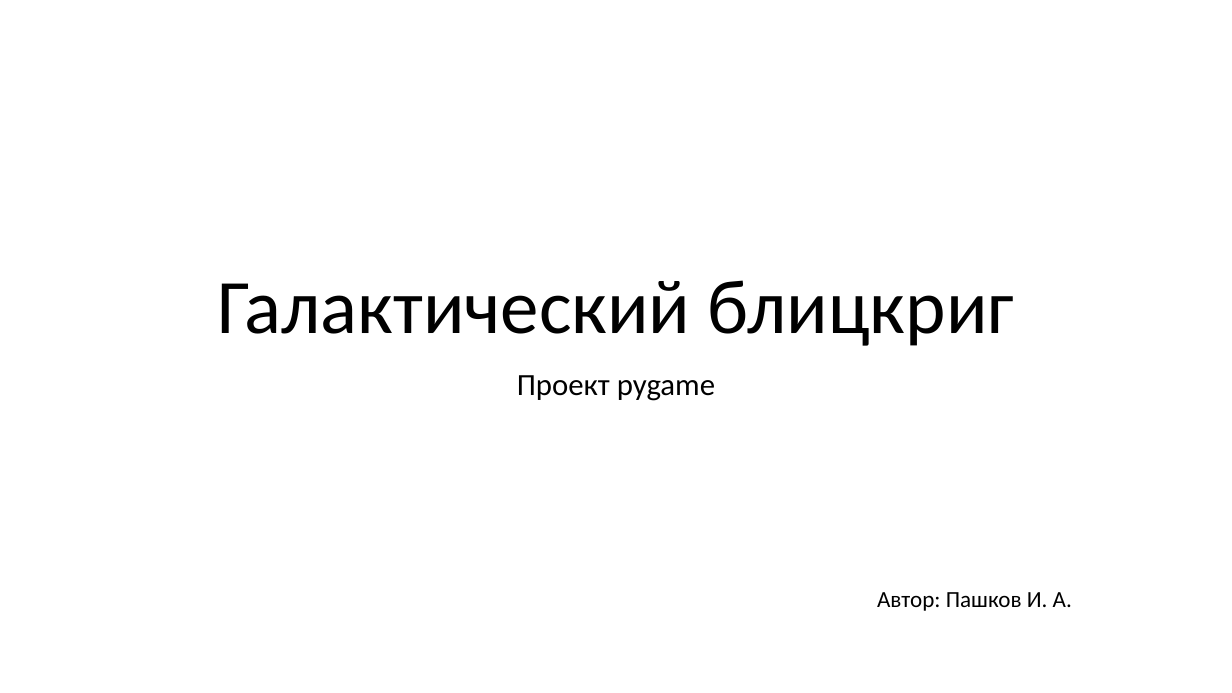
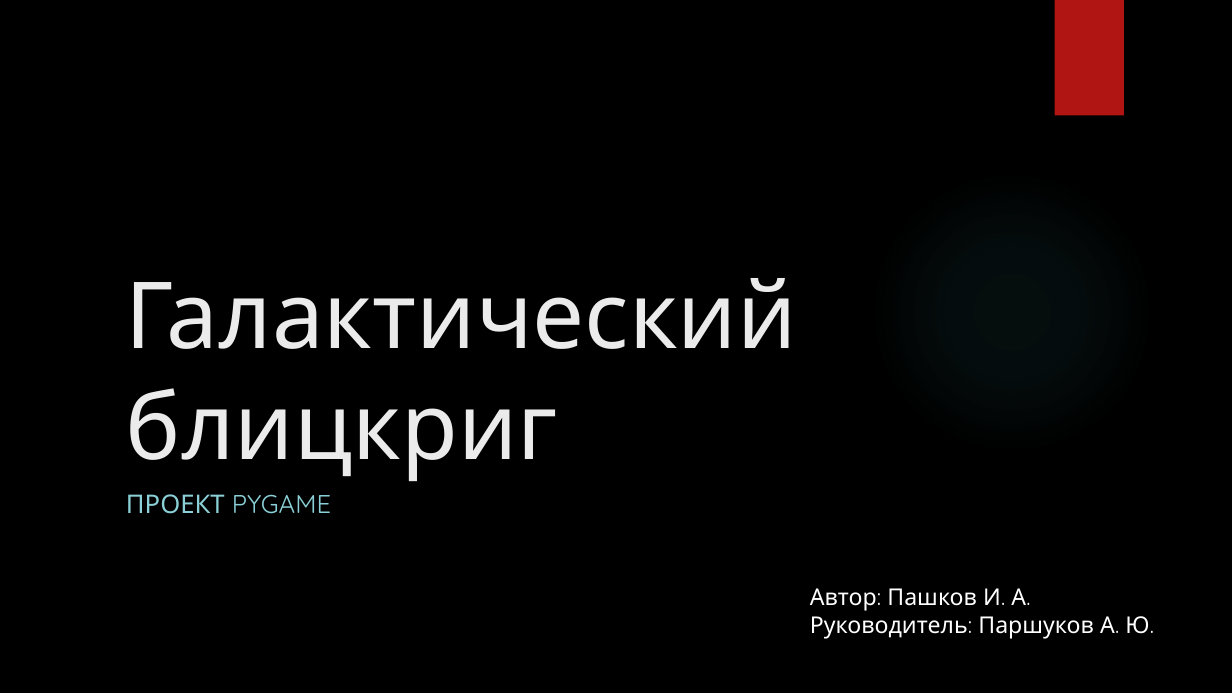
Before and after one commit to Schwannenv0gel/galactic_blitz, a slide deck: slide 1 of Галактический_блицкриг.pptx. Drawn at 1232x693 pixels with LibreOffice and Linux fonts; fonts in the diff are those of the drawing; background and template pictures are left out. Boxes give left, top, right and bottom in pixels: in the first picture for what was removed or moved away, otherwise in the second. Text is boxed around its words. In the diff, an @@ line names an element or a change of style, - is before the commit and + after.

```diff
--- a/Галактический_блицкриг.pptx
+++ b/Галактический_блицкриг.pptx
@@ background #FFFFFF to picture (left out) @@
@@ rectangle added at bbox=[1055, 0, 1124, 116], fill #B01513 @@
@@ title "Галактический блицкриг": place and size @@
-title "Галактический блицкриг" at bbox=[217, 280, 1014, 346]
+title "Галактический блицкриг" at bbox=[126, 278, 797, 481]
@@ title "Галактический блицкриг" at bbox=[126, 278, 797, 481]: size 60 to 72 pt, font Calibri to Quicksand, text colour #000000 to #EBEBEB; alignment centre to left; line spacing 0.9 to 1 @@
@@ ellipse added at bbox=[870, 169, 1154, 454], fill gradient #50B9C1 @@
@@ subtitle at bbox=[126, 494, 331, 514]: text changed; size 24 to 20 pt; font Calibri to Quicksand; text colour #000000 to #8AD0D6 @@
-Проект pygame
+ПРОЕКТ PYGAME
@@ text "Автор: Пашков И. А.": place and size @@
-text "Автор: Пашков И. А." at bbox=[877, 592, 1072, 611]
+text "Автор: Пашков И. А." at bbox=[810, 588, 1149, 639]
@@ text at bbox=[810, 588, 1026, 611]: font Calibri to Quicksand, text colour #000000 to #FFFFFF in "Автор: Пашков И. А." @@
@@ text at bbox=[810, 616, 1149, 639]: paragraph added @@
+Руководитель: Паршуков А. Ю.
```
Also in this commit, not shown: 5 slides added, 3 slides removed, 4 other files.
